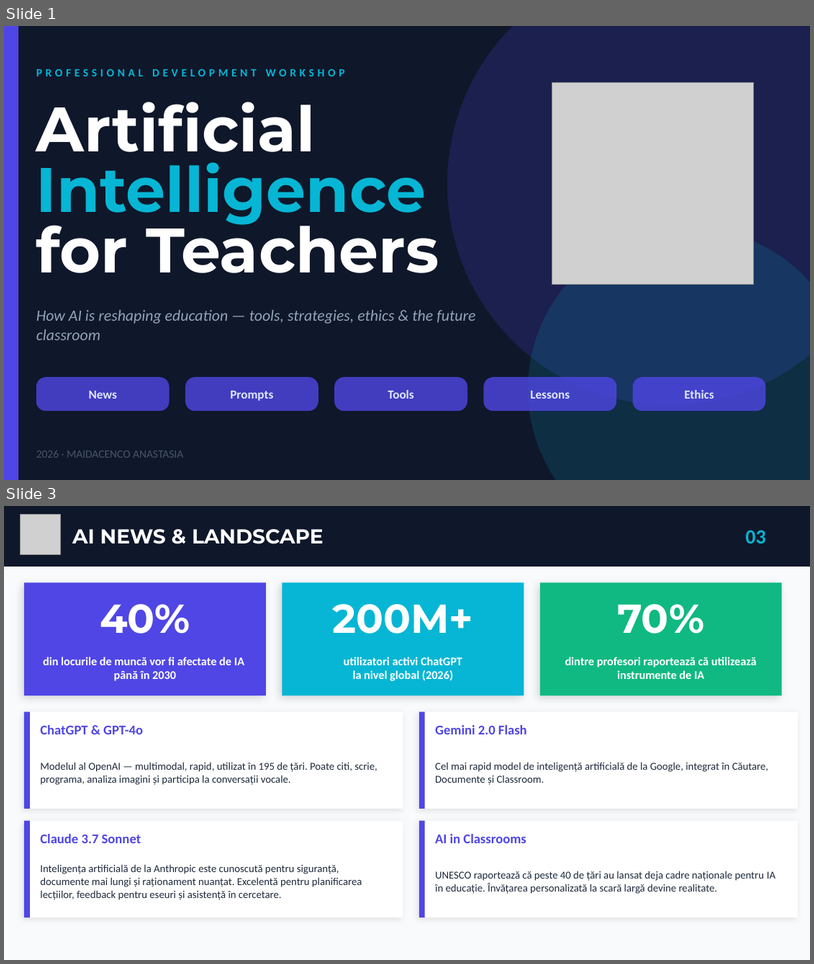
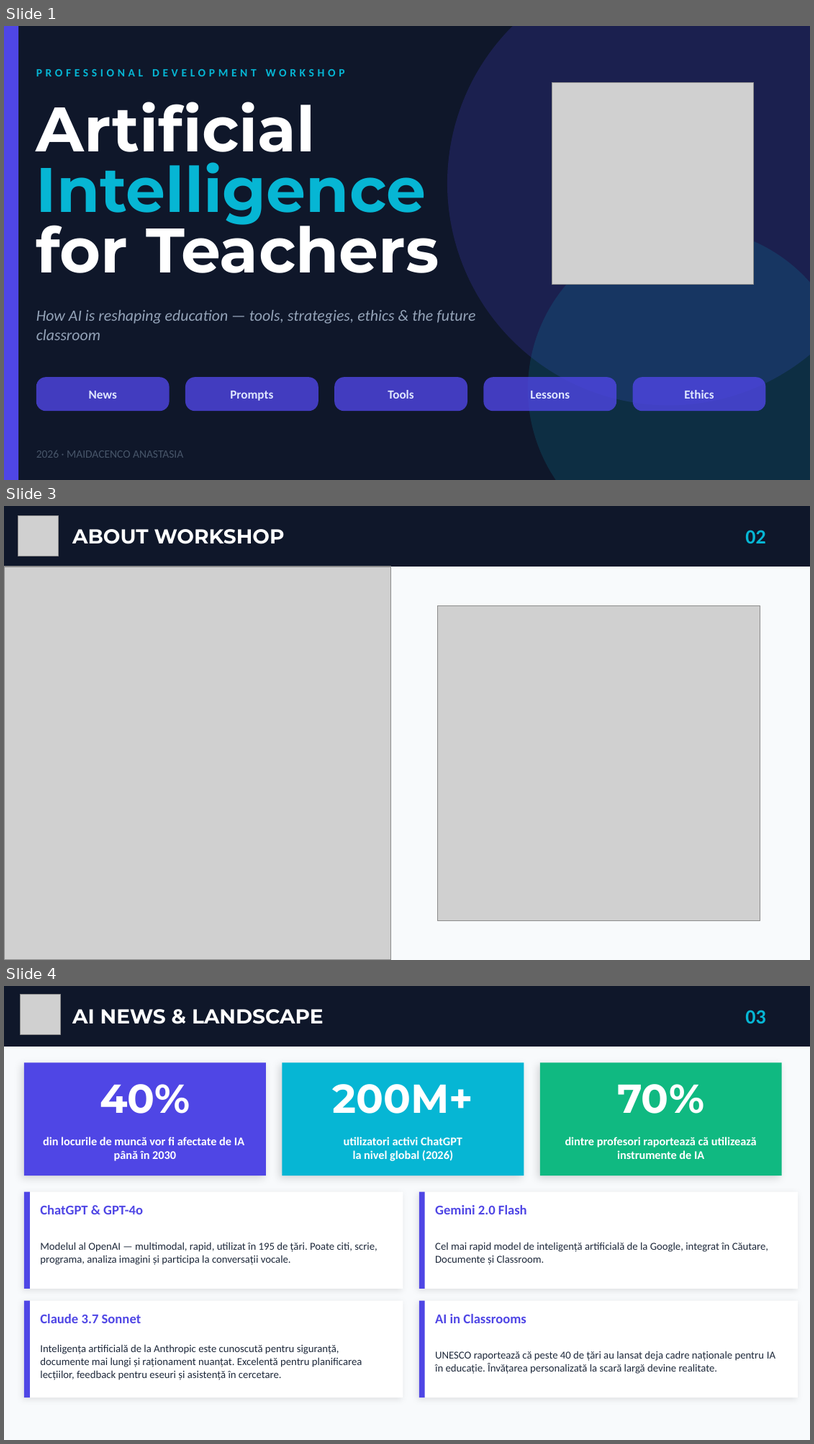
Before and after one commit to maidacencoanastasia/AI_for_teachers, a slide deck: AI_for_Teachers.pptx. Shown one above the other, each under a label of ours: slides 1 and 3 before the commit, slides 1, 3 and 4 after it; the slides between them are not shown. The pictures are 814x964 and 814x1444 pixels, drawn with LibreOffice and Linux fonts; fonts in the diff are those of the drawing; grey boxes stand for pictures. Boxes give left, top, right and bottom in pixels: in the first picture for what was removed or moved away, otherwise in the second. Text is boxed around its words. In the diff, an @@ line names an element or a change of style, - is before the commit and + after.

```diff
--- a/AI_for_Teachers.pptx
+++ b/AI_for_Teachers.pptx
@@ slide 3 added at (4,506,810,960), background #F8FAFC @@
@@ rectangle added at (4,506,810,566), fill #0F172A @@
@@ picture added at (18,515,58,556) @@
@@ text added at (72,529,285,544), 18 pt, text #FFFFFF, bold @@
+ABOUT WORKSHOP
@@ text added at (746,530,766,543), 18 pt, text #06B6D4, bold @@
+02
@@ picture added at (4,566,391,960) @@
@@ picture added at (438,606,761,921) @@
@@ what was slide 3 is now slide 4 @@
```
Also in this commit, not shown: 1 slide changed, 1 other slide added, 2 other files.
